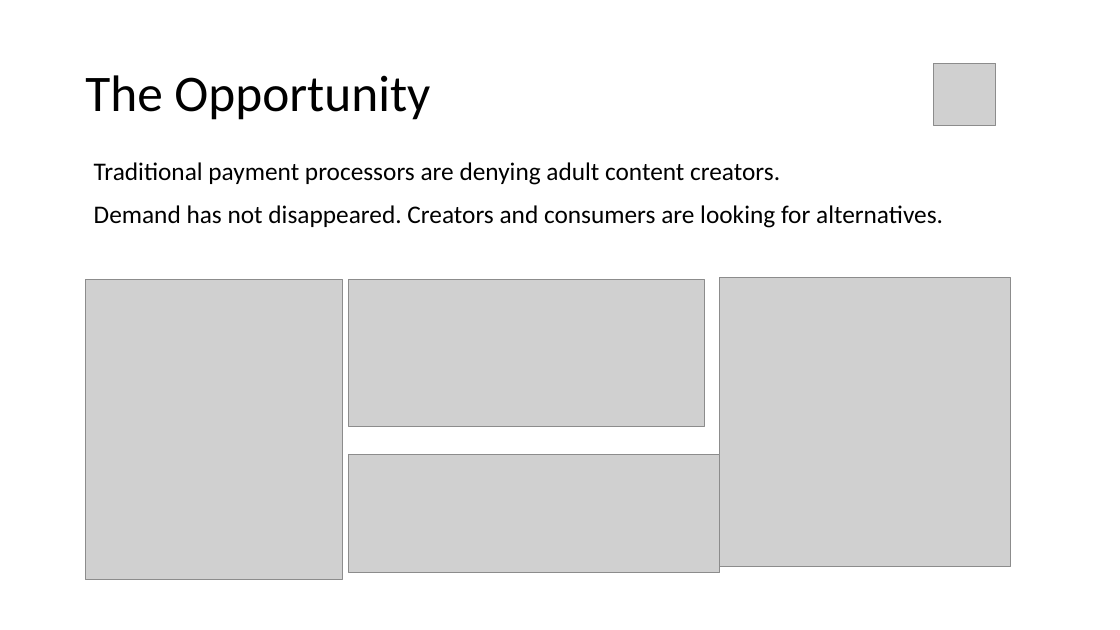
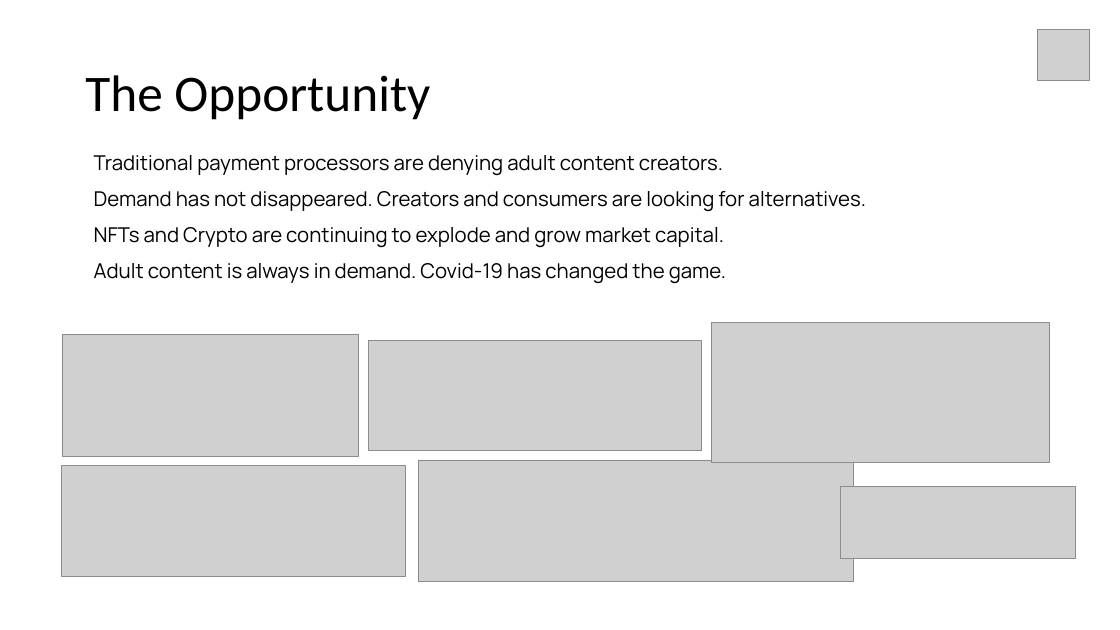
Before and after one commit to own-me/nude-pitch, a slide deck: slide 2 of own-me-pitch.pptx. Drawn at 1120x630 pixels with LibreOffice and Linux fonts; fonts in the diff are those of the drawing; grey boxes stand for pictures. Boxes give left, top, right and bottom in pixels: in the first picture for what was removed or moved away, otherwise in the second. Text is boxed around its words. In the diff, an @@ line names an element or a change of style, - is before the commit and + after.

```diff
--- a/own-me-pitch.pptx
+++ b/own-me-pitch.pptx
@@ picture: place and size @@
-picture at <box>933,63,996,125</box>
+picture at <box>1038,29,1090,82</box>
@@ text at <box>94,155,866,284</box>: text changed; size 21.7 to 17.5 pt; font Calibri to Manrope @@
-Traditional payment processors are denying adult content creators.
-Demand has not disappeared. Creators and consumers are looking for alternatives.
+Traditional payment processors are denying adult content creators.
+Demand has not disappeared. Creators and consumers are looking for alternatives.
+NFTs and Crypto are continuing to explode and grow market capital.
+Adult content is always in demand. Covid-19 has changed the game.
@@ picture removed at <box>86,280,343,581</box> @@
@@ picture removed at <box>720,277,1011,567</box> @@
@@ picture added at <box>712,323,1050,462</box> @@
@@ picture: place and size @@
-picture at <box>349,280,705,427</box>
+picture at <box>62,334,358,456</box>
@@ picture added at <box>369,340,702,450</box> @@
@@ picture: place and size @@
-picture at <box>349,455,719,573</box>
+picture at <box>61,465,406,576</box>
@@ picture added at <box>418,460,854,582</box> @@
@@ picture added at <box>841,486,1076,558</box> @@
```
Also in this commit, not shown: 7 other slides changed.
